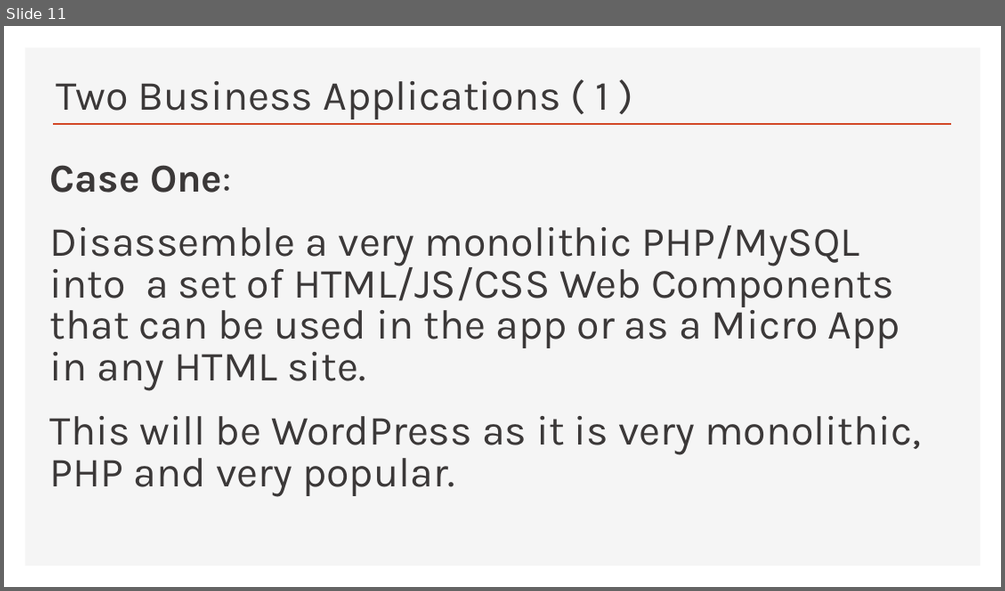
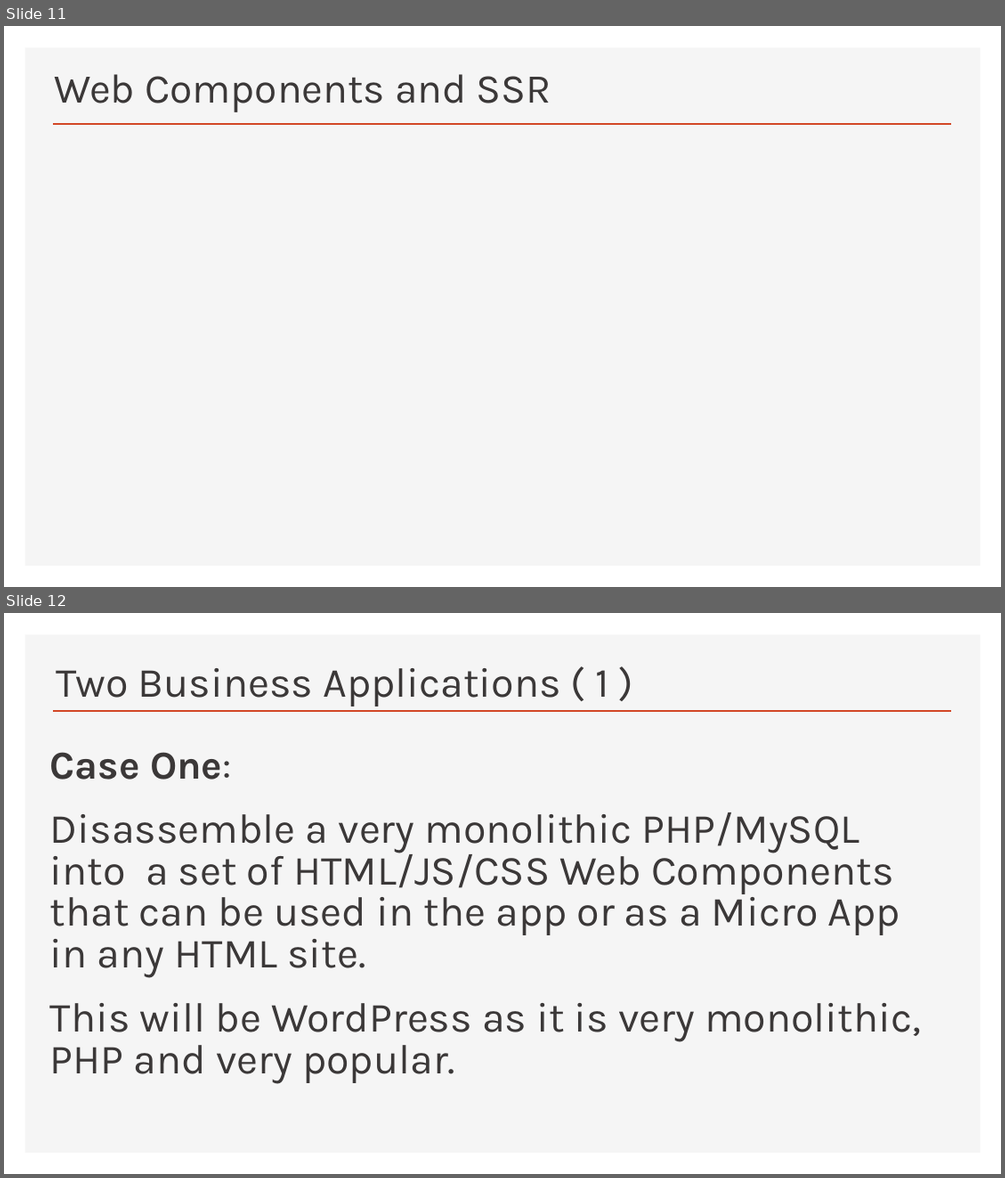
Before and after one commit to Python-Test-Engineer/web-components-v1, a slide deck: SLIDES/talk.pptx. Shown one above the other, each under a label of ours: slide 11 before the commit, slides 11 and 12 after it. The pictures are 1005x591 and 1005x1178 pixels, drawn with LibreOffice and Linux fonts; fonts in the diff are those of the drawing. Boxes give left, top, right and bottom in pixels: in the first picture for what was removed or moved away, otherwise in the second. Text is boxed around its words. In the diff, an @@ line names an element or a change of style, - is before the commit and + after.

```diff
--- a/SLIDES/talk.pptx
+++ b/SLIDES/talk.pptx
@@ slide 11 added at [4,26,1001,587], background #FFFFFF; not listed: 2 template elements that a slide beside it also shows @@
@@ title added at [54,74,551,112], 39.6 pt, text #3B3838 @@
+Web Components and SSR
@@ what was slide 11 is now slide 12 @@
```
Also in this commit, not shown: 13 other files.
